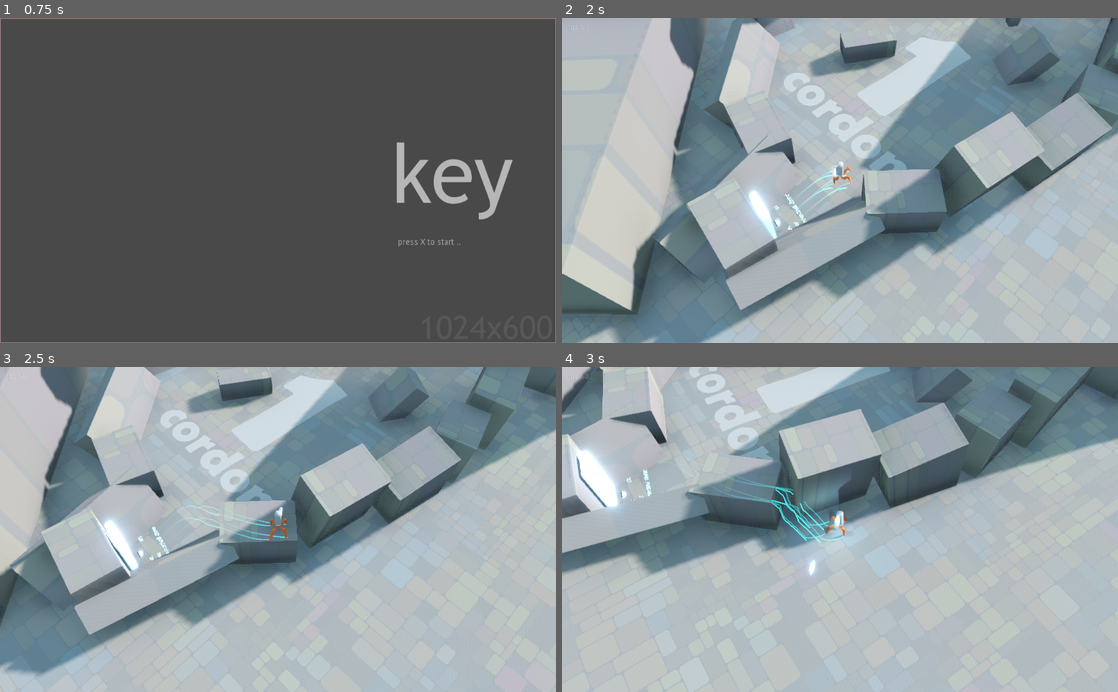
Above: before the commit, frames 1-4 (two rows, left to right).
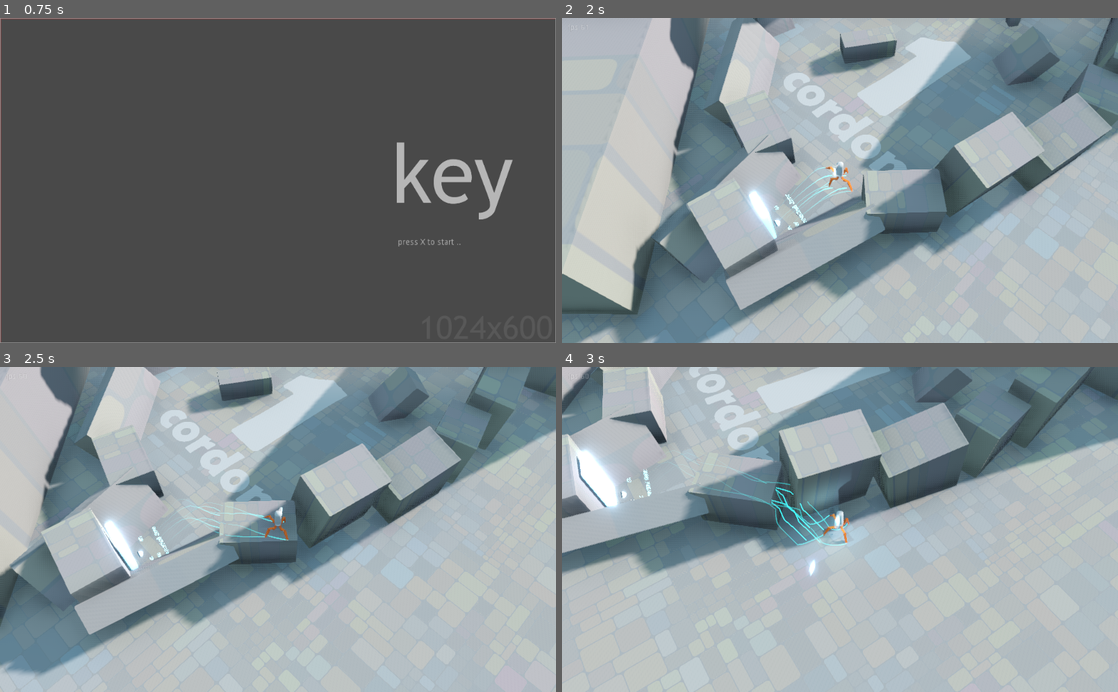
Above: after the commit, the same moments.

Repository: ioxu/key
Game: Godot game, scene res://scenes/splash.tscn
Same seed, same stepped clock (60 frames per second), same inputs: the game is played once before the commit and once after it.
Inputs (mouse positions are in pixels of both pictures, inside the frame that each line leads up to):
- Up to frame 1 (0.75 s): tap X at 0.5 s; move the mouse to (400, 164) at 0.52 s; hold D (move_right) from 0.53 s (still down); hold Left (camera_rotate_left) from 0.53 s (still down); click (400, 164) at 0.67 s
- Up to frame 2 (2 s): tap Space (jump) at 0.77, 1.25, 1.52 s; move the mouse to (728, 196) at 1.27 s; release D (move_right) at 1.28 s; release Left (camera_rotate_left) at 1.28 s; hold S (move_down) from 1.28 s (still down); tap Right (camera_rotate_right) at 1.35 s
- Up to frame 3 (2.5 s): move the mouse to (333, 458) at 2.02 s; release S (move_down) at 2.03 s; hold D (move_right) from 2.03 s (still down); click (333, 458) at 2.1 s
- Up to frame 4 (3 s): move the mouse to (812, 594) at 2.77 s; release D (move_right) at 2.78 s; hold W (move_up) from 2.78 s (still down); tap Left (camera_rotate_left) at 2.85 s; click (812, 594) at 2.92 s

Frame 1 is identical in both runs. In frame 2, 0.2% of the frame differs, in the area x 38-53%, y 45-69%; in frame 3, 0.3%; in frame 4, 0.6%, in the area x 25-52%, y 30-55%.

Commit message:
leg tweaks

Diff:
--- a/data/scripts/three_joint_leg.gd
+++ b/data/scripts/three_joint_leg.gd
@@ -15,6 +15,10 @@
 export var bone_depth = 0.02 setget set_bone_depth
 
 export var flipped = true
+
+export var a_off := 0.43255
+export var a_m := 1.0
+
 
 const MIN_DIST = 0.25
 
@@ -41,7 +45,7 @@
 func _process(delta):
 	global_transform.origin = hip_node.global_transform.origin
 	global_time += delta
-	var gt = hip_node.global_transform.origin
+	#var gt = hip_node.global_transform.origin
 	var gx = global_transform.origin.x
 	var gtx = toe_node.global_transform.origin.x
 	var gz = global_transform.origin.z
@@ -55,7 +59,9 @@
 	update_ik( Vector2(_x, _y), Vector2(0,0) )
 
 	if not Engine.editor_hint:
-		toe_node.transform.origin =Vector3(toe_initial_position.x  +  (sin(global_time*8) * 0.25 + noise1.get_noise_2d(1.0,global_time*30) * 0.35), 0.0, toe_initial_position.z + cos(global_time*8)*0.25 + noise1.get_noise_2d(1.0,(global_time*30)+100) * 0.35)
+		var a_x = toe_initial_position.x  + (sin((global_time + a_off)*a_m*8) * 0.25 + noise1.get_noise_2d(1.0,global_time*30) * 0.35)
+		var a_z = toe_initial_position.z + cos((global_time + a_off)*a_m*8)*0.25 + noise1.get_noise_2d(1.0,(global_time*30)+100) * 0.35
+		toe_node.transform.origin =Vector3(a_x, 0.0, a_z)
 
 #-------------
 # IK
--- a/scenes/player/player.tscn
+++ b/scenes/player/player.tscn
@@ -175,7 +175,7 @@
 material/0 = null
 
 [node name="leg_1" type="Spatial" parent="."]
-transform = Transform( 0.999837, 0, 0.00213496, 0, 1, 0, -0.00213496, 0, 0.999837, 0.156018, 0.746836, 0 )
+transform = Transform( 0.999837, 0, 0.00147845, 0, 1, 0, -0.00147845, 0, 0.999837, 0.156018, 0.746836, 0 )
 script = ExtResource( 12 )
 hip_node_path = NodePath("../waist/hip_1_position")
 toe_node_path = NodePath("../toe_1_position")
@@ -183,9 +183,10 @@
 length_thigh = 0.532
 length_shin = 0.919
 bone_depth = 0.15
+a_m = 1.5
 
 [node name="hip_joint" type="Spatial" parent="leg_1"]
-transform = Transform( 0.419326, 0.907836, 0, -0.907836, 0.419326, 0, 0, 0, 1, 0, 0, 0 )
+transform = Transform( 0.50586, 0.862616, 0, -0.862616, 0.50586, 0, 0, 0, 1, 0, 0, 0 )
 
 [node name="Position3D" type="Position3D" parent="leg_1/hip_joint"]
 transform = Transform( 1, 0, -2.98023e-08, 0, 1, 0, 2.98023e-08, 0, 1, 0, 0, 0 )
@@ -197,7 +198,7 @@
 depth = 0.15
 
 [node name="thigh_joint" type="Spatial" parent="leg_1/hip_joint"]
-transform = Transform( -0.485607, -0.874178, 0, 0.874178, -0.485607, 0, 0, 0, 1, 0.306, 0, 0 )
+transform = Transform( -0.148777, -0.988871, 0, 0.988871, -0.148777, 0, 0, 0, 1, 0.306, 0, 0 )
 
 [node name="polygon" type="CSGPolygon" parent="leg_1/hip_joint/thigh_joint"]
 transform = Transform( 1, 0, 0, 0, 1, 0, 0, 0, 1, 0, 0, 0.075 )
@@ -206,7 +207,7 @@
 depth = 0.15
 
 [node name="shin_joint" type="Spatial" parent="leg_1/hip_joint/thigh_joint"]
-transform = Transform( -0.66581, 0.746121, 0, -0.746121, -0.66581, 0, 0, 0, 1, 0.532, 0, 0 )
+transform = Transform( -0.292726, 0.956196, 0, -0.956196, -0.292726, 0, 0, 0, 1, 0.532, 0, 0 )
 
 [node name="polygon" type="CSGPolygon" parent="leg_1/hip_joint/thigh_joint/shin_joint"]
 transform = Transform( 1, 1.49012e-08, 0, -1.49012e-08, 1, 1.49012e-08, 0, 1.49012e-08, 1, 0, 1.19209e-07, 0.075 )
@@ -217,7 +218,7 @@
 [node name="toe_joint" type="Spatial" parent="leg_1/hip_joint/thigh_joint/shin_joint"]
 
 [node name="leg_2" type="Spatial" parent="."]
-transform = Transform( 1.1923e-08, 0, -0.999841, 0, 1, 0, 0.999841, 0, 1.1923e-08, 0, 0.746748, 0.156 )
+transform = Transform( 0.0057406, 0, -0.999824, 0, 1, 0, 0.999824, 0, 0.0057406, 0, 0.746748, 0.156 )
 script = ExtResource( 12 )
 hip_node_path = NodePath("../waist/hip_2_position")
 toe_node_path = NodePath("../toe_2_position")
@@ -225,9 +226,11 @@
 length_thigh = 0.532
 length_shin = 0.919
 bone_depth = 0.15
+a_off = 0.56
+a_m = -1.5
 
 [node name="hip_joint" type="Spatial" parent="leg_2"]
-transform = Transform( 0.439897, 0.898048, 0, -0.898048, 0.439897, 0, 0, 0, 1, 0, 0, 0 )
+transform = Transform( 0.55924, 0.829006, 0, -0.829006, 0.55924, 0, 0, 0, 1, 0, 0, 0 )
 
 [node name="Position3D" type="Position3D" parent="leg_2/hip_joint"]
 transform = Transform( 1, 0, -2.98023e-08, 0, 1, 0, 2.98023e-08, 0, 1, 0, 0, 0 )
@@ -239,7 +242,7 @@
 depth = 0.15
 
 [node name="thigh_joint" type="Spatial" parent="leg_2/hip_joint"]
-transform = Transform( -0.435585, -0.900147, 0, 0.900147, -0.435585, 0, 0, 0, 1, 0.306, 0, 0 )
+transform = Transform( -0.0603251, -0.998179, 0, 0.998179, -0.0603251, 0, 0, 0, 1, 0.306, 0, 0 )
 
 [node name="polygon" type="CSGPolygon" parent="leg_2/hip_joint/thigh_joint"]
 transform = Transform( 1, 0, 0, 0, 1, 0, 0, 0, 1, 0, 0, 0.075 )
@@ -248,10 +251,10 @@
 depth = 0.15
 
 [node name="shin_joint" type="Spatial" parent="leg_2/hip_joint/thigh_joint"]
-transform = Transform( -0.611059, 0.791585, 0, -0.791585, -0.611059, 0, 0, 0, 1, 0.532, 0, 0 )
+transform = Transform( -0.193769, 0.981047, 0, -0.981047, -0.193769, 0, 0, 0, 1, 0.532, 0, 0 )
 
 [node name="polygon" type="CSGPolygon" parent="leg_2/hip_joint/thigh_joint/shin_joint"]
-transform = Transform( 1, 1.49012e-08, 0, -1.49012e-08, 1, 1.49012e-08, 0, 1.49012e-08, 1, 0, 1.19209e-07, 0.075 )
+transform = Transform( 1, 0, 6.98492e-10, 0, 1, 1.53668e-08, 0, 1.49012e-08, 1, -2.98023e-07, 2.38419e-07, 0.075 )
 material_override = ExtResource( 13 )
 polygon = PoolVector2Array( 0, 0.08, 0, -0.08, 0.919, 0 )
 depth = 0.15
@@ -259,7 +262,7 @@
 [node name="toe_joint" type="Spatial" parent="leg_2/hip_joint/thigh_joint/shin_joint"]
 
 [node name="leg_3" type="Spatial" parent="."]
-transform = Transform( -0.999453, 0, -0.027831, 0, 1, 0, 0.027831, 0, -0.999453, -0.156, 0.746748, 0 )
+transform = Transform( -0.999767, 0, -0.0120542, 0, 1, 0, 0.0120542, 0, -0.999767, -0.156, 0.746748, 0 )
 script = ExtResource( 12 )
 hip_node_path = NodePath("../waist/hip_3_position")
 toe_node_path = NodePath("../toe_3_position")
@@ -267,9 +270,11 @@
 length_thigh = 0.532
 length_shin = 0.919
 bone_depth = 0.15
+a_off = 0.23
+a_m = 1.5
 
 [node name="hip_joint" type="Spatial" parent="leg_3"]
-transform = Transform( 0.391986, 0.919971, 0, -0.919971, 0.391986, 0, 0, 0, 1, 0, 0, 0 )
+transform = Transform( 0.569004, 0.822335, 0, -0.822335, 0.569004, 0, 0, 0, 1, 0, 0, 0 )
 
 [node name="Position3D" type="Position3D" parent="leg_3/hip_joint"]
 transform = Transform( 1, 0, -2.98023e-08, 0, 1, 0, 2.98023e-08, 0, 1, 0, 0, 0 )
@@ -281,7 +286,7 @@
 depth = 0.15
 
 [node name="thigh_joint" type="Spatial" parent="leg_3/hip_joint"]
-transform = Transform( -0.546236, -0.837631, 0, 0.837631, -0.546236, 0, 0, 0, 1, 0.306, 0, 0 )
+transform = Transform( -0.0477012, -0.998862, 0, 0.998862, -0.0477012, 0, 0, 0, 1, 0.306, 0, 0 )
 
 [node name="polygon" type="CSGPolygon" parent="leg_3/hip_joint/thigh_joint"]
 transform = Transform( 1, 0, 0, 0, 1, 0, 0, 0, 1, 0, 0, 0.075 )
@@ -290,7 +295,7 @@
 depth = 0.15
 
 [node name="shin_joint" type="Spatial" parent="leg_3/hip_joint/thigh_joint"]
-transform = Transform( -0.73156, 0.681777, 0, -0.681777, -0.73156, 0, 0, 0, 1, 0.532, 0, 0 )
+transform = Transform( -0.179628, 0.983735, 0, -0.983735, -0.179628, 0, 0, 0, 1, 0.532, 0, 0 )
 
 [node name="polygon" type="CSGPolygon" parent="leg_3/hip_joint/thigh_joint/shin_joint"]
 transform = Transform( 1, 1.49012e-08, 0, -1.49012e-08, 1, 1.49012e-08, 0, 1.49012e-08, 1, 0, 1.19209e-07, 0.075 )
@@ -301,7 +306,7 @@
 [node name="toe_joint" type="Spatial" parent="leg_3/hip_joint/thigh_joint/shin_joint"]
 
 [node name="leg_4" type="Spatial" parent="."]
-transform = Transform( -0.0172785, 0, 0.999651, 0, 1, 0, -0.999651, 0, -0.0172785, 0, 0.746748, -0.156 )
+transform = Transform( -0.0135172, 0, 0.999713, 0, 1, 0, -0.999713, 0, -0.0135172, 0, 0.746748, -0.156 )
 script = ExtResource( 12 )
 hip_node_path = NodePath("../waist/hip_4_position")
 toe_node_path = NodePath("../toe_4_position")
@@ -309,9 +314,11 @@
 length_thigh = 0.532
 length_shin = 0.919
 bone_depth = 0.15
+a_off = -0.65
+a_m = -1.5
 
 [node name="hip_joint" type="Spatial" parent="leg_4"]
-transform = Transform( 0.433917, 0.900953, 0, -0.900953, 0.433917, 0, 0, 0, 1, 0, 0, 0 )
+transform = Transform( 0.506149, 0.862446, 0, -0.862446, 0.506149, 0, 0, 0, 1, 0, 0, 0 )
 
 [node name="Position3D" type="Position3D" parent="leg_4/hip_joint"]
 transform = Transform( 1, 0, -2.98023e-08, 0, 1, 0, 2.98023e-08, 0, 1, 0, 0, 0 )
@@ -323,7 +330,7 @@
 depth = 0.15
 
 [node name="thigh_joint" type="Spatial" parent="leg_4/hip_joint"]
-transform = Transform( -0.450617, -0.892717, 0, 0.892717, -0.450617, 0, 0, 0, 1, 0.306, 0, 0 )
+transform = Transform( -0.249875, -0.968278, 0, 0.968278, -0.249875, 0, 0, 0, 1, 0.306, 0, 0 )
 
 [node name="polygon" type="CSGPolygon" parent="leg_4/hip_joint/thigh_joint"]
 transform = Transform( 1, 0, 0, 0, 1, 0, 0, 0, 1, 0, 0, 0.075 )
@@ -332,7 +339,7 @@
 depth = 0.15
 
 [node name="shin_joint" type="Spatial" parent="leg_4/hip_joint/thigh_joint"]
-transform = Transform( -0.627551, 0.778576, 0, -0.778576, -0.627551, 0, 0, 0, 1, 0.532, 0, 0 )
+transform = Transform( -0.4055, 0.914095, 0, -0.914095, -0.4055, 0, 0, 0, 1, 0.532, 0, 0 )
 
 [node name="polygon" type="CSGPolygon" parent="leg_4/hip_joint/thigh_joint/shin_joint"]
 transform = Transform( 1, 1.49012e-08, 0, -1.49012e-08, 1, 1.49012e-08, 0, 1.49012e-08, 1, 0, 1.19209e-07, 0.075 )
@@ -343,7 +350,7 @@
 [node name="toe_joint" type="Spatial" parent="leg_4/hip_joint/thigh_joint/shin_joint"]
 
 [node name="toe_1_position" type="Position3D" parent="."]
-transform = Transform( 1, 0, 0, 0, 1, 0, 0, 0, 1, 0.790836, 0, -0.00135553 )
+transform = Transform( 0.999986, -0.000570964, 0.00519368, 1.30351e-09, 0.994009, 0.10931, -0.00522498, -0.109274, 0.993995, 1.0677, -0.0352683, -0.00134809 )
 
 [node name="TravelPath" type="ImmediateGeometry" parent="toe_1_position"]
 transform = Transform( 1, 0, 0, 0, 1, 0, 0, 0, 1, 0, 0.0702516, 0 )
@@ -353,7 +360,7 @@
 trail_colour = Color( 0.133333, 0.94902, 0.968627, 0.521569 )
 
 [node name="toe_2_position" type="Position3D" parent="."]
-transform = Transform( 1, 0, 0, 0, 1, 0, 0, 0, 1, 0, 0, 0.845 )
+transform = Transform( 1, 0, 0, 0, 1, 0, 0, 0, 1, 0.00574398, -0.00729895, 1.15641 )
 
 [node name="TravelPath" type="ImmediateGeometry" parent="toe_2_position"]
 transform = Transform( 1, 0, 0, 0, 1, 0, 0, 0, 1, 0, 0.0702516, 0 )
@@ -363,7 +370,7 @@
 trail_colour = Color( 0.133333, 0.94902, 0.968627, 0.521569 )
 
 [node name="toe_3_position" type="Position3D" parent="."]
-transform = Transform( 1, 0, 0, 0, 1, 0, 0, 0, 1, -0.718232, 0, 0.0156561 )
+transform = Transform( 1, 0, 0, 0, 1, 0, 0, 0, 1, -1.17076, 0, 0.0122349 )
 
 [node name="TravelPath" type="ImmediateGeometry" parent="toe_3_position"]
 transform = Transform( 1, 0, 0, 0, 1, 0, 0, 0, 1, 0, 0.0702516, 0 )
@@ -373,7 +380,7 @@
 trail_colour = Color( 0.133333, 0.94902, 0.968627, 0.521569 )
 
 [node name="toe_4_position" type="Position3D" parent="."]
-transform = Transform( 1, 0, 0, 0, 1, 0, 0, 0, 1, -0.0116343, 0, -0.829105 )
+transform = Transform( 1, 0, 0, 0, 1, 0, 0, 0, 1, -0.0116343, 0, -1.01646 )
 
 [node name="TravelPath" type="ImmediateGeometry" parent="toe_4_position"]
 transform = Transform( 1, 0, 0, 0, 1, 0, 0, 0, 1, 0, 0.0702516, 0 )
